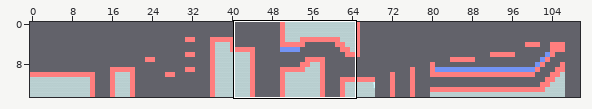
Two states of a Tiled map, Output/Assets/tiles/SnowMap.tmx. Above: a wide view before the commit, with the close-up outlined.
Close-up. First the earlier version:
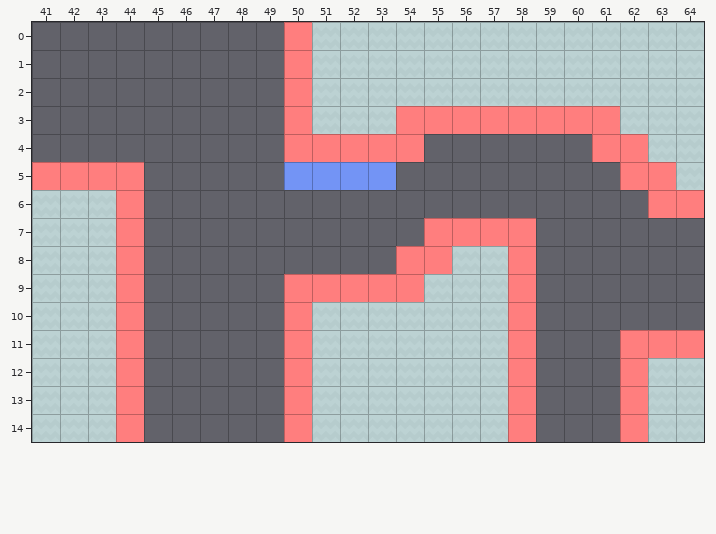
Cells are 70x70 px. Shown: x 41..64, y 0..14. The commit also changed other parts of the map, which this record leaves out.
Now the later version:
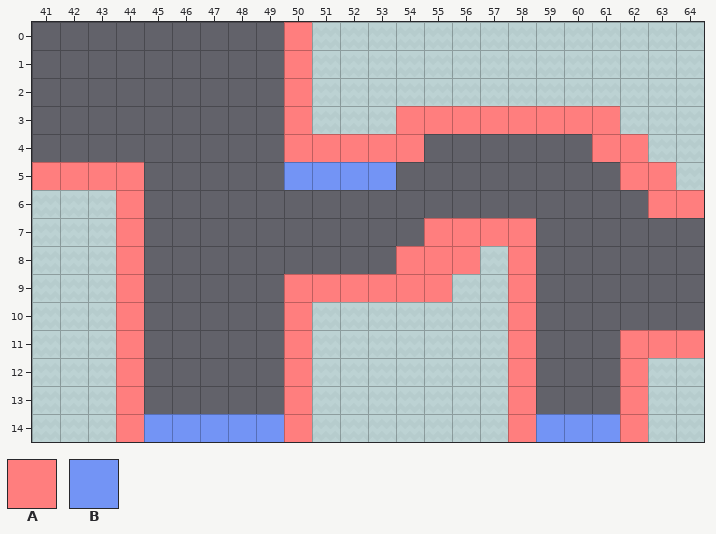
Key: from "Collisions": A 0, B 1.
_ is an empty cell.
Edits made:
Layer "Collisions":
The edit adds tile A in row 8 at x 56; in row 9 at x 55.
The edit adds tile B in row 14 at x 45 to 49 and 59 to 61.
